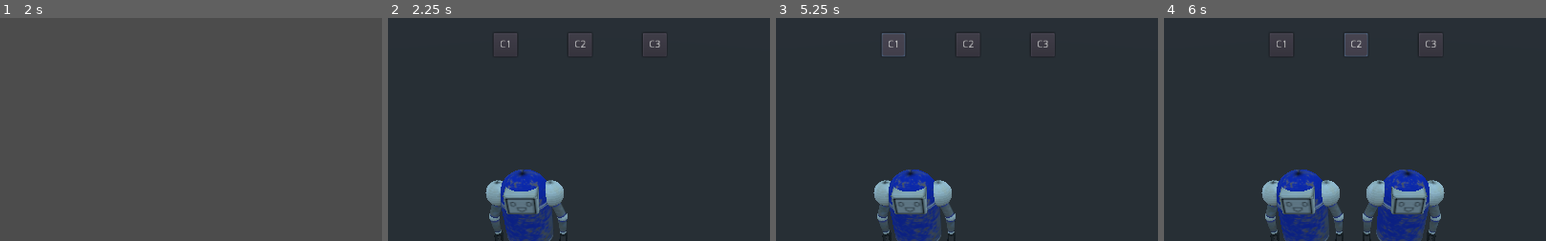
Above: before the commit, frames 1-4 (left to right).
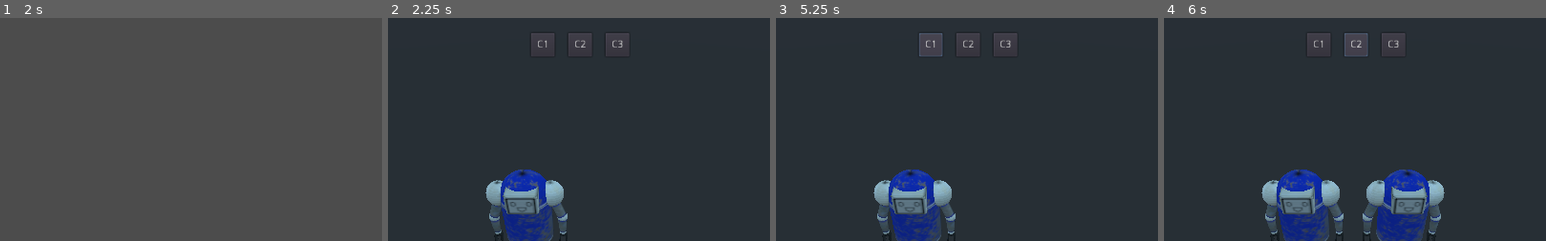
Above: after the commit, the same moments.

Repository: Flosilver/Quarter_Dead
Game: Godot game, scene res://ControlSplash.tscn
Same seed, same stepped clock (60 frames per second), same inputs: the game is played once before the commit and once after it.
Inputs:
- Up to frame 1 (2 s): tap Enter at 0.5 s; click "Menu principal" at 1.25 s
- Up to frame 2 (2.25 s): click "Jouer" at 2 s
- Up to frame 3 (5.25 s): click "Jouer" at 2.75 s; click "Jouer" at 3.5 s; click "Test réseau" at 4.25 s; click "C1" at 5 s
- Up to frame 4 (6 s): click "C2" at 5.75 s
The pictures show only the part of the screen within x 25-75%, y 0-50%; the shares and areas given below are measured in that part.

Frame 1 is identical in both runs. In frame 2, 0.4% of the frame differs, in the area x 27-73%, y 6-16%; in frame 3, 1.4%, in the area x 27-73%, y 6-18%; in frame 4, 0.4%.
Error in both runs: Invalid get index '0' (on base: 'String'). (res://ControlSplash.gd:19)

Commit message:
test génération de terrain + test control camera

Diff:
--- a/client/global/Camera.gd
+++ b/client/global/Camera.gd
@@ -2,6 +2,8 @@
 
 var nodeIS
 var coef=15.0
+
+var gameNode = global.controlGameNode
 
 var pressed=[0,0,0,0,0,
 	0,0,0,0,0,
@@ -19,67 +21,167 @@
 # Called every frame. 'delta' is the elapsed time since the previous frame.
 func _process(delta):
 	if Input.get_connected_joypads().size() > 0:
-		var xAxis = Input.get_joy_axis(0,JOY_AXIS_0)
-		var zAxis = Input.get_joy_axis(0,JOY_AXIS_1)
-		#print (abs(xAxis), abs(zAxis))
-		if abs(xAxis)>0.1:
-			translation.z-=delta * xAxis * coef
-		if abs(zAxis)>0.1:
-			translation.x+=delta * zAxis * coef
+		# joystick de gauche
+		var xAxis = Input.get_joy_axis(0,JOY_AXIS_0)	# axe hor
+		var zAxis = Input.get_joy_axis(0,JOY_AXIS_1)	# axe ver
+		# joystick de droite
+		var xAxis1 = Input.get_joy_axis(0,JOY_AXIS_2)	# axe hor
+		var zAxis1 = Input.get_joy_axis(0,JOY_AXIS_3)	# axe ver
 
-		var xAxis1 = Input.get_joy_axis(0,JOY_AXIS_2)
-		var zAxis1 = Input.get_joy_axis(0,JOY_AXIS_3)
-		if abs(xAxis1)>0.1:
-			translation.y+=delta * xAxis1 * coef
-			#nodeDialog.hide()
+		if abs(xAxis)>0.6:
+			#print("axis 0 : ", xAxis)
+			translation.x+=delta * xAxis * coef / 2
+		if abs(zAxis)>0.6:
+			#print("axis 1 : ", zAxis)
+			translation.z+=delta * zAxis * coef / 2
 
-		if Input.is_joy_button_pressed(0,JOY_BUTTON_0) and pressed[0]==0:
-			pressed[0]=1
-			print ("1 pressed")
-
-			var dir=-1
-
-			if Input.is_joy_button_pressed(0,JOY_BUTTON_12):
-				dir=0
-			elif Input.is_joy_button_pressed(0,JOY_BUTTON_13):
-				dir=2
-			elif Input.is_joy_button_pressed(0,JOY_BUTTON_14):
-				dir=3
-			elif Input.is_joy_button_pressed(0,JOY_BUTTON_15):
-				dir=1
-
-			print(dir)
-
-			if dir>=0:
-				var joystickMessage="J"+str(dir)+'1'
-				global.mplayer.send_bytes(joystickMessage.to_ascii())
-
-		elif !Input.is_joy_button_pressed(0,JOY_BUTTON_0) and pressed[0]==1:
-			pressed[0]=0
-			print ("1 released")
+#		if abs(xAxis1)>0.6:
+#			#print("axis 2 : ", xAxis1)
+#			rotation.y -= delta * xAxis1 * coef/2
+#			#nodeDialog.hide()
+		if abs(zAxis1) > 0.6:
+			#print("axis 3 : ", zAxis1)
+			translation.y-=delta * zAxis1 * coef / 2
 
 		if Input.is_joy_button_pressed(0,JOY_BUTTON_1) and pressed[1]==0:
 			pressed[1]=1
-			print ("2 pressed")
+			print ("B pressed")
 
-			var dir=-1
+			var cam=get_tree().get_root().get_node("ControlGame").get_node("Spatial").get_node("Camera")
+			var dir = global.direction
+			var joueur = gameNode.lExplos[dir]
+			var x = joueur.translation.x
+			var y = joueur.translation.z
+			 #cam.set_translation(Vector3(x-global.controlGameNode.lOffsetExplo[dir][0],3,y-global.controlGameNode.lOffsetExplo[dir][1]+2))
+			translation.x = x - gameNode.lOffsetExplo[dir][0]
+			translation.y = 3
+			translation.z = y - gameNode.lOffsetExplo[dir][1] + 2
 
-			if Input.is_joy_button_pressed(0,JOY_BUTTON_12):
-				dir=0
-			elif Input.is_joy_button_pressed(0,JOY_BUTTON_13):
-				dir=2
-			elif Input.is_joy_button_pressed(0,JOY_BUTTON_14):
-				dir=3
-			elif Input.is_joy_button_pressed(0,JOY_BUTTON_15):
-				dir=1
-
-			print(dir)
-
-			if dir>=0:
-				var joystickMessage="J"+str(dir)+'0'
-				global.mplayer.send_bytes(joystickMessage.to_ascii())
 		elif !Input.is_joy_button_pressed(0,JOY_BUTTON_1) and pressed[1]==1:
 			pressed[1]=0
-			print ("2 released")
+			print ("B released")
+
+#		if Input.is_joy_button_pressed(0,JOY_BUTTON_0) and pressed[0]==0:
+#			pressed[0]=1
+#			print ("1 pressed")
+#
+#			var dir=-1
+#
+#			if Input.is_joy_button_pressed(0,JOY_BUTTON_12):
+#				print("12 pressed")
+#				dir=0
+#			elif Input.is_joy_button_pressed(0,JOY_BUTTON_13):
+#				print("13 pressed")
+#				dir=2
+#			elif Input.is_joy_button_pressed(0,JOY_BUTTON_14):
+#				print("14 pressed")
+#				dir=3
+#			elif Input.is_joy_button_pressed(0,JOY_BUTTON_15):
+#				print("15 pressed")
+#				dir=1
+#
+#			print(dir)
+#
+##			if dir>=0:
+##				var joystickMessage="J"+str(dir)+'1'
+##				global.mplayer.send_bytes(joystickMessage.to_ascii())
+#
+#		elif !Input.is_joy_button_pressed(0,JOY_BUTTON_0) and pressed[0]==1:
+#			pressed[0]=0
+#			print ("1 released")
+#
+#		if Input.is_joy_button_pressed(0,JOY_BUTTON_1) and pressed[1]==0:
+#			pressed[1]=1
+#			print ("2 pressed")
+#
+#			var dir=-1
+#
+#			if Input.is_joy_button_pressed(0,JOY_BUTTON_12):
+#				dir=0
+#			elif Input.is_joy_button_pressed(0,JOY_BUTTON_13):
+#				dir=2
+#			elif Input.is_joy_button_pressed(0,JOY_BUTTON_14):
+#				dir=3
+#			elif Input.is_joy_button_pressed(0,JOY_BUTTON_15):
+#				dir=1
+#
+#			print(dir)
+#
+##			if dir>=0:
+##				var joystickMessage="J"+str(dir)+'0'
+##				global.mplayer.send_bytes(joystickMessage.to_ascii())
+#		elif !Input.is_joy_button_pressed(0,JOY_BUTTON_1) and pressed[1]==1:
+#			pressed[1]=0
+#			print ("2 released")
+#
+#		if Input.is_joy_button_pressed(0,JOY_BUTTON_2) and pressed[2]==0:
+#			pressed[2]=1
+#			print ("3 pressed")
+#		elif !Input.is_joy_button_pressed(0,JOY_BUTTON_2) and pressed[2]==1:
+#			pressed[2]=0
+#			print ("3 released")
+#
+#		if Input.is_joy_button_pressed(0,JOY_BUTTON_3) and pressed[3]==0:
+#			pressed[3]=1
+#			print ("4 pressed")
+#		elif !Input.is_joy_button_pressed(0,JOY_BUTTON_3) and pressed[3]==1:
+#			pressed[3]=0
+#			print ("4 released")
+#
+#		if Input.is_joy_button_pressed(0,JOY_BUTTON_4) and pressed[4]==0:
+#			pressed[4]=1
+#			print ("5 pressed")
+#		elif !Input.is_joy_button_pressed(0,JOY_BUTTON_4) and pressed[4]==1:
+#			pressed[4]=0
+#			print ("5 released")
+#
+#		if Input.is_joy_button_pressed(0,JOY_BUTTON_5) and pressed[5]==0:
+#			pressed[5]=1
+#			print ("6 pressed")
+#		elif !Input.is_joy_button_pressed(0,JOY_BUTTON_5) and pressed[5]==1:
+#			pressed[5]=0
+#			print ("6 released")
+#
+#		if Input.is_joy_button_pressed(0,JOY_BUTTON_6) and pressed[6]==0:
+#			pressed[6]=1
+#			print ("7 pressed")
+#		elif !Input.is_joy_button_pressed(0,JOY_BUTTON_6) and pressed[6]==1:
+#			pressed[6]=0
+#			print ("7 released")
+#
+#		if Input.is_joy_button_pressed(0,JOY_BUTTON_7) and pressed[7]==0:
+#			pressed[7]=1
+#			print ("8 pressed")
+#		elif !Input.is_joy_button_pressed(0,JOY_BUTTON_7) and pressed[7]==1:
+#			pressed[7]=0
+#			print ("8 released")
+#
+#		if Input.is_joy_button_pressed(0,JOY_BUTTON_8) and pressed[8]==0:
+#			pressed[8]=1
+#			print ("9 pressed")
+#		elif !Input.is_joy_button_pressed(0,JOY_BUTTON_8) and pressed[8]==1:
+#			pressed[8]=0
+#			print ("9 released")
+#
+#		if Input.is_joy_button_pressed(0,JOY_BUTTON_9) and pressed[9]==0:
+#			pressed[9]=1
+#			print ("10 pressed")
+#		elif !Input.is_joy_button_pressed(0,JOY_BUTTON_9) and pressed[9]==1:
+#			pressed[9]=0
+#			print ("10 released")
+#
+#		if Input.is_joy_button_pressed(0,JOY_BUTTON_10) and pressed[10]==0:
+#			pressed[10]=1
+#			print ("11 pressed")
+#		elif !Input.is_joy_button_pressed(0,JOY_BUTTON_10) and pressed[10]==1:
+#			pressed[10]=0
+#			print ("11 released")
+#
+#		if Input.is_joy_button_pressed(0,JOY_BUTTON_11) and pressed[11]==0:
+#			pressed[11]=1
+#			print ("11.2 pressed")
+#		elif !Input.is_joy_button_pressed(0,JOY_BUTTON_11) and pressed[11]==1:
+#			pressed[11]=0
+#			print ("11.2 released")
 
 #       pass
--- a/client/global/ControlGame.gd
+++ b/client/global/ControlGame.gd
@@ -15,9 +15,8 @@
 	"res://obj/",
 	#05
 	"res://obj/",
-	#06
-	"res://obj/",
-]
+]
+
 # chemins vers les textures associées aux rooms
 var tileRooms=[
 	 #00
@@ -32,8 +31,30 @@
 	"res://tiles/Texture/",
 	#05
 	"res://tiles/Texture/",
-	#06
-	"res://tiles/Texture/",
+]
+
+var txRooms=[
+	#00
+	null,
+	#01
+	null,
+	#02
+	null,
+	#03
+	null,
+	#04
+	null,
+	#05
+	null,
+]
+
+var txDoors=[
+	#00
+	null,
+	#01
+	null,
+	#02
+	null,
 ]
 
 var lOffsetExplo=[
@@ -47,6 +68,11 @@
 var lExplos=[null,null,null,null]
 var campx
 var campy
+var pressed=[0,0,0,0,0,
+	0,0,0,0,0,
+	0,0,0,0,0,
+	0,0,0,0,0,
+	]
 
 var maze
 const roomOff = 3.5
@@ -63,6 +89,7 @@
 
 # Called every frame. 'delta' is the elapsed time since the previous frame.
 #func _process(delta):
+#	if Input.get_connected_joypads().size() > 0:
 #	pass
 
 func _networkMessage(mess):
@@ -102,10 +129,13 @@
 					#print(maze[etage][i][j])
 					idr += 1
 			buildMaze(etage)
+			#createRoom(0,0,0)
 
 		'p': # placement des pions
 			var y = int(mess[1])
 			var x = int(mess[2])
+#			x = 0
+#			y = 0
 			for i in range(global.NB_J):
 				lExplos[i].set_translation(Vector3((x*2*roomOff)+lOffsetExplo[i][0],0,(y*2*roomOff)+lOffsetExplo[i][1]))
 			var cam=get_tree().get_root().get_node("ControlGame").get_node("Spatial").get_node("Camera")
@@ -113,22 +143,27 @@
 
 func createRoom(x,y,room_num):
 	# Create a new tile instance
+	room_num = 0
 	var mi=MeshInstance.new()
 	# and translate it to its final position
 	mi.set_translation(Vector3(x,0,y))
 	# load the room mesh
-	var meshObj=load(objRooms[0])#->load(objRooms[room_num])
+	var meshObj=load(objRooms[room_num])
 	# and assign the mesh instance with it
 	mi.mesh=meshObj
 	# create a new spatial material for the tile
-#	var spatial_material=SpatialMaterial.new()
-#	# and assign the material to the mesh instance
-#	mi.set_surface_material(0,spatial_material)
-#	# create a new image texture that will be used as a room texture
-#	var texture=ImageTexture.new()
-#	texture.load("res://tiles/Texture/texture2.png")#(tileRooms[room_num])
-#	# and perform the assignment to the surface_material
-#	spatial_material.albedo_texture=texture
+	var spatial_material=SpatialMaterial.new()
+	# and assign the material to the mesh instance
+	mi.set_surface_material(0,spatial_material)
+	# create a new image texture if not already created that will be used as a room texture
+	if txRooms[room_num] == null:
+		txRooms[room_num] = ImageTexture.new()
+		txRooms[room_num].load(tileRooms[room_num])
+		# and perform the assignment to the surface_material
+		spatial_material.albedo_texture=txRooms[room_num]
+	else:
+		# and perform the assignment to the surface_material
+		spatial_material.albedo_texture=txRooms[room_num]
 	# add the newly created instance as a child of the Origine3D Node
 	$Spatial.add_child(mi)
 	return mi
--- a/client/global/ControlGame.tscn
+++ b/client/global/ControlGame.tscn
@@ -28,9 +28,9 @@
 }
 
 [node name="ButtonC1" type="Button" parent="."]
-margin_left = 400.0
+margin_left = 450.0
 margin_top = 20.0
-margin_right = 432.0
+margin_right = 482.0
 margin_bottom = 52.0
 text = "C1"
 __meta__ = {
@@ -48,9 +48,9 @@
 }
 
 [node name="ButtonC3" type="Button" parent="."]
-margin_left = 600.0
+margin_left = 550.0
 margin_top = 20.0
-margin_right = 632.0
+margin_right = 582.0
 margin_bottom = 52.0
 text = "C3"
 __meta__ = {
Not shown, changed: serveur/include/config.hpp
Not shown, changed: serveur/src/Quarter_Dead.cpp
